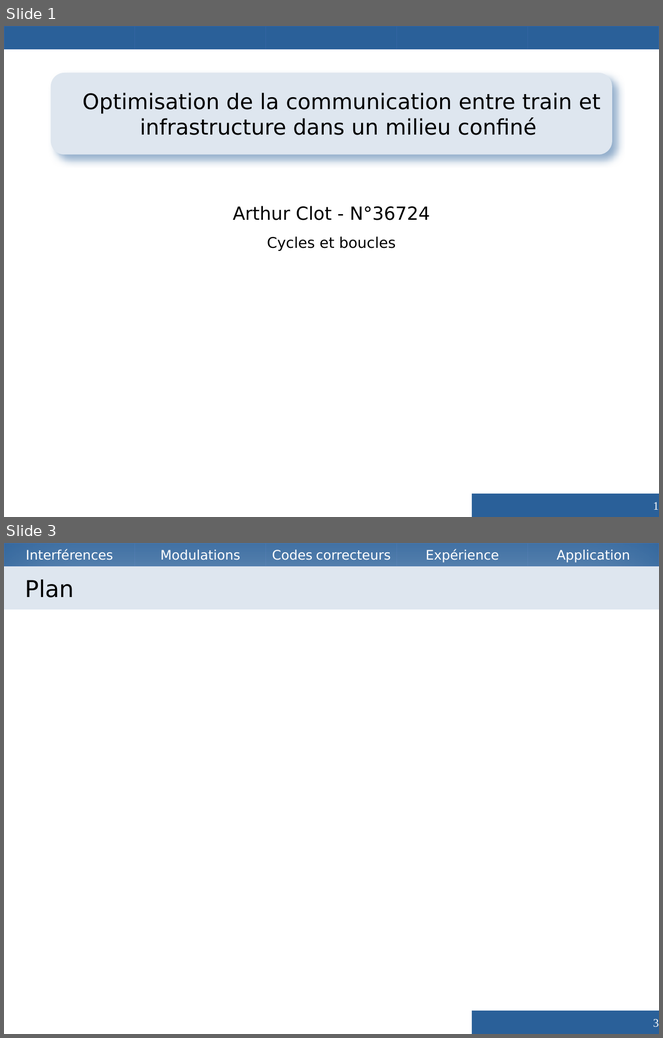
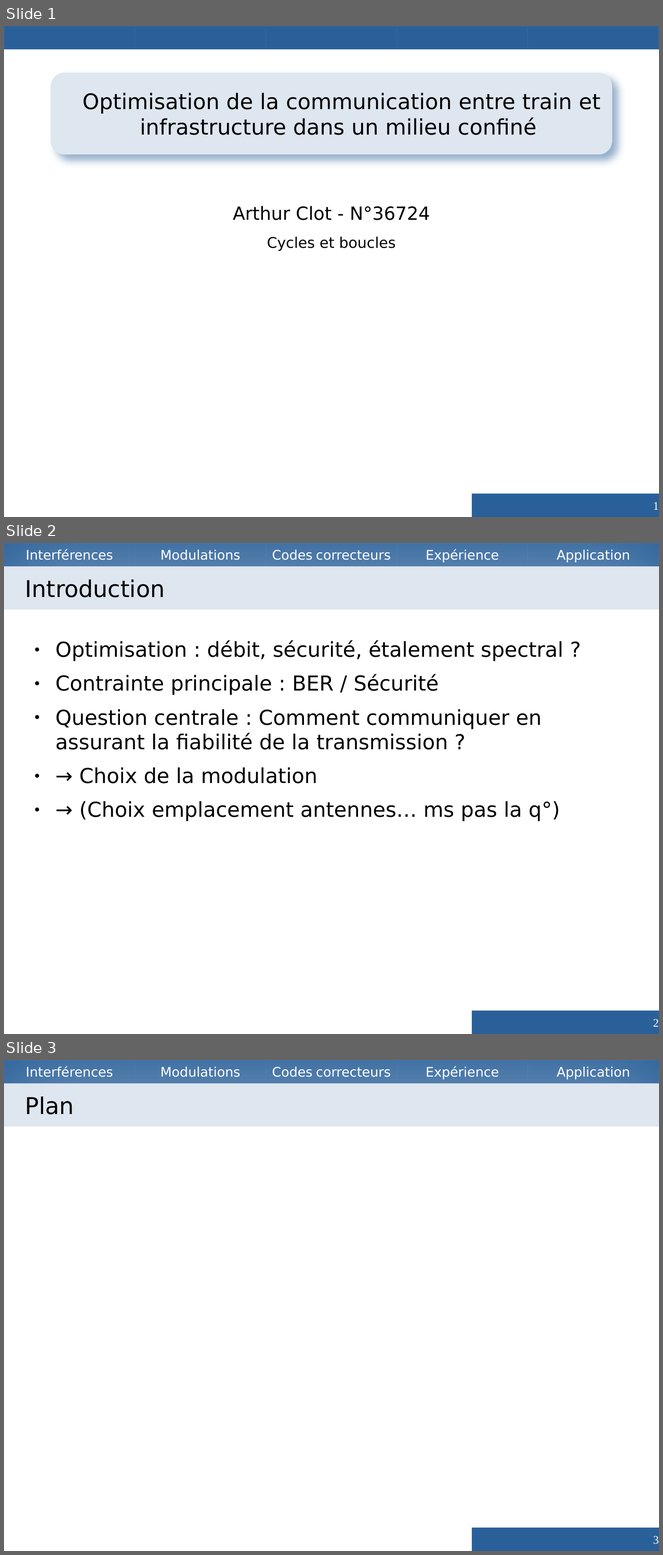
Before and after one commit to Vzrod/tipe, a slide deck: TIPE.odp. Shown one above the other, each under a label of ours: slides 1 and 3 before the commit, slides 1, 2 and 3 after it; the slides between them are not shown. The pictures are 663x1038 and 663x1555 pixels, drawn with LibreOffice and Linux fonts; fonts in the diff are those of the drawing; background and template pictures are left out. Boxes give left, top, right and bottom in pixels: in the first picture for what was removed or moved away, otherwise in the second. Text is boxed around its words. In the diff, an @@ line names an element or a change of style, - is before the commit and + after.

```diff
--- a/TIPE.odp
+++ b/TIPE.odp
@@ slide 2 added at bbox=[4, 543, 659, 1034], background #FFFFFF; not listed: 5 template elements that a slide beside it also shows @@
@@ title added at bbox=[4, 566, 659, 610], fill #DEE6EF, 28 pt, text #000000 @@
+Introduction
@@ text added at bbox=[55, 640, 564, 822], 25 pt, text #000000 @@
+● Optimisation : débit, sécurité, étalement spectral ?
+● Contrainte principale : BER / Sécurité
+● Question centrale : Comment communiquer en assurant la fiabilité de la transmission ?
+● → Choix de la modulation
+● → (Choix emplacement antennes… ms pas la q°)
@@ page number added at bbox=[472, 1011, 659, 1034], fill #2A6099, 14 pt, text #FFFFFF @@
+2
```
Also in this commit, not shown: 6 slides changed, 19 other slides added, 3 slides removed, 6 other files.
